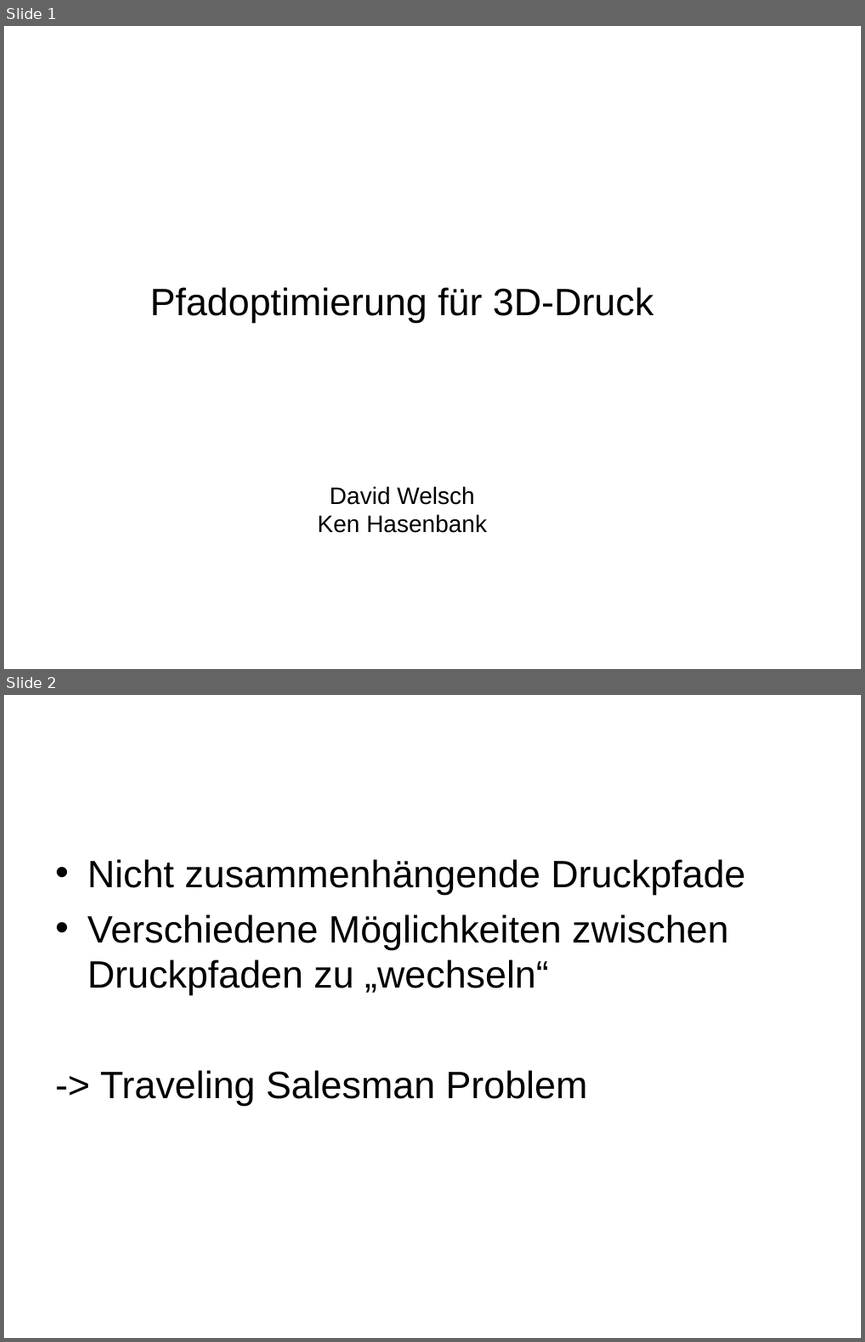
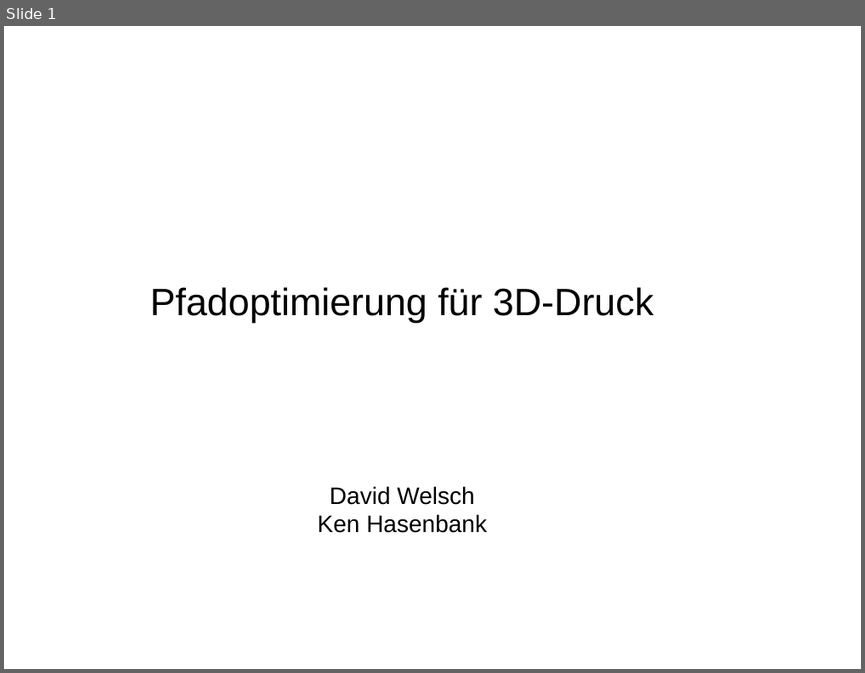
Before and after one commit to khase/MotionPlanning, a slide deck: Seminar/Themenvorschlag-3D-Print.ppt. Shown one above the other, each under a label of ours: slides 1 and 2 before the commit, slide 1 after it. The pictures are 865x1342 and 865x673 pixels, drawn with LibreOffice and Linux fonts; fonts in the diff are those of the drawing. Boxes give left, top, right and bottom in pixels: in the first picture for what was removed or moved away, otherwise in the second. Text is boxed around its words. In the diff, an @@ line names an element or a change of style, - is before the commit and + after.

```diff
--- a/Seminar/Themenvorschlag-3D-Print.ppt
+++ b/Seminar/Themenvorschlag-3D-Print.ppt
@@ slide 2 removed at (x1=4, y1=695, x2=861, y2=1338), background #FFFFFF @@
@@ text removed at (x1=87, y1=859, x2=745, y2=1106) @@
-• Nicht zusammenhängende Druckpfade
-• Verschiedene Möglichkeiten zwischen Druckpfaden zu „wechseln“
--> Traveling Salesman Problem
```
Also in this commit, not shown: 2 slides changed, 4 slides added.
